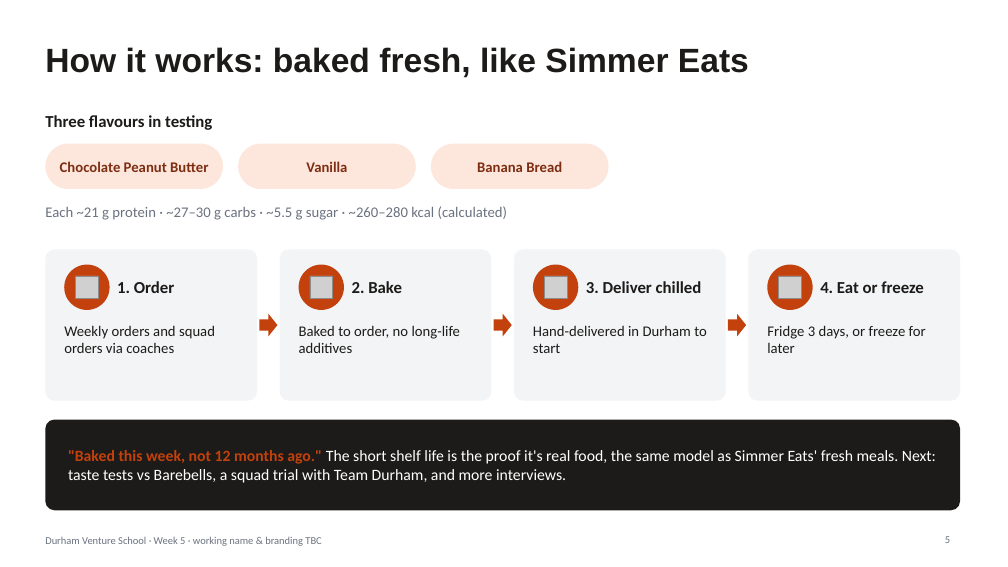
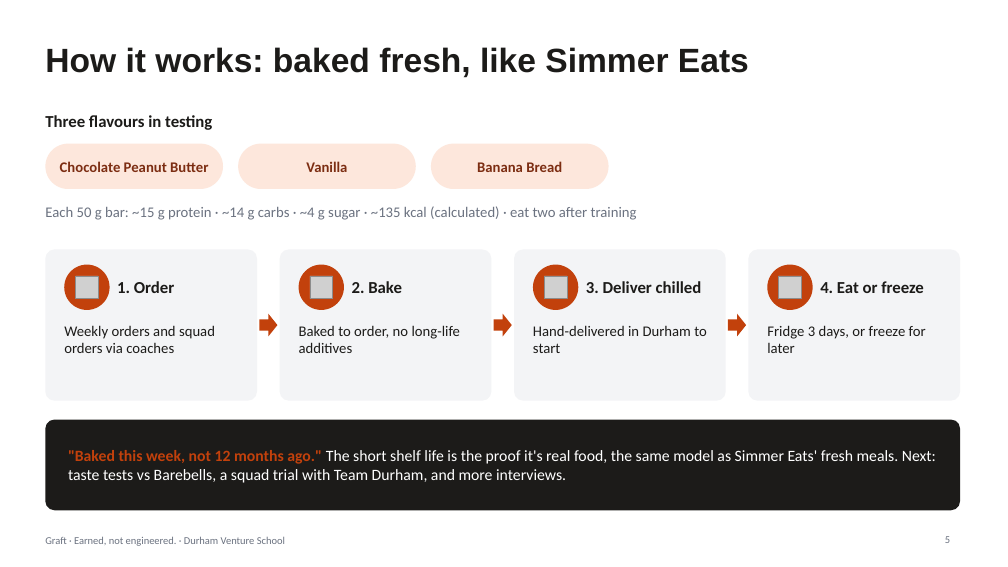
Before and after one commit to ewanh2005-alt/Ewan, a slide deck: slide 5 of 09-pitch/pitch-deck.pptx. Drawn at 1008x567 pixels with LibreOffice and Linux fonts; fonts in the diff are those of the drawing; grey boxes stand for pictures. Boxes give left, top, right and bottom in pixels: in the first picture for what was removed or moved away, otherwise in the second. Text is boxed around its words. In the diff, an @@ line names an element or a change of style, - is before the commit and + after.

```diff
--- a/09-pitch/pitch-deck.pptx
+++ b/09-pitch/pitch-deck.pptx
@@ text at <box>45,206,637,220</box>: text changed @@
-Each ~21 g protein · ~27–30 g carbs · ~5.5 g sugar · ~260–280 kcal (calculated)
+Each 50 g bar: ~15 g protein · ~14 g carbs · ~4 g sugar · ~135 kcal (calculated) · eat two after training
@@ text at <box>45,537,285,546</box>: text changed @@
-Durham Venture School · Week 5 · working name & branding TBC
+Graft · Earned, not engineered. · Durham Venture School
```
Also in this commit, not shown: 4 other slides changed, 3 other files.
